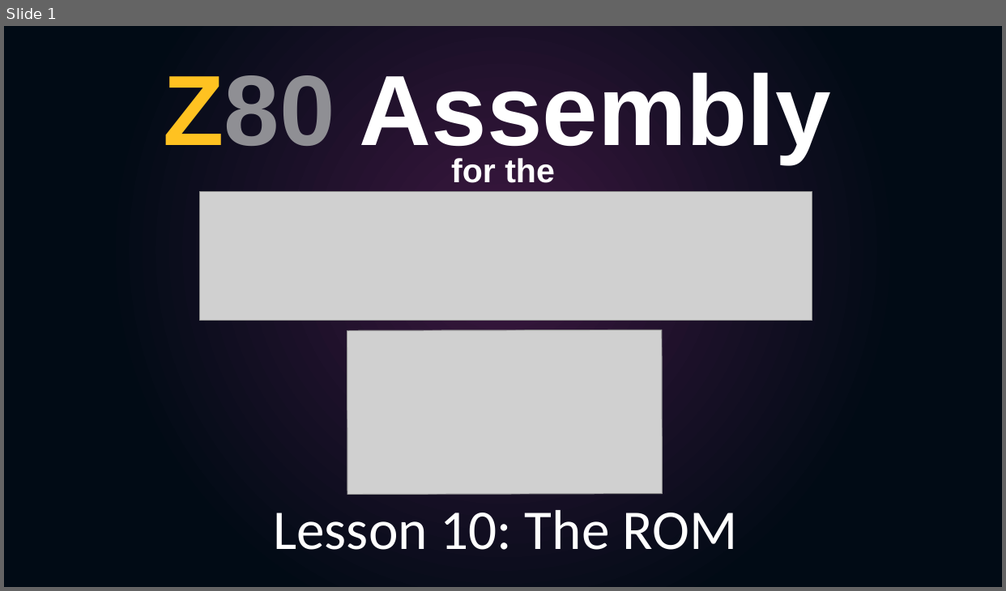
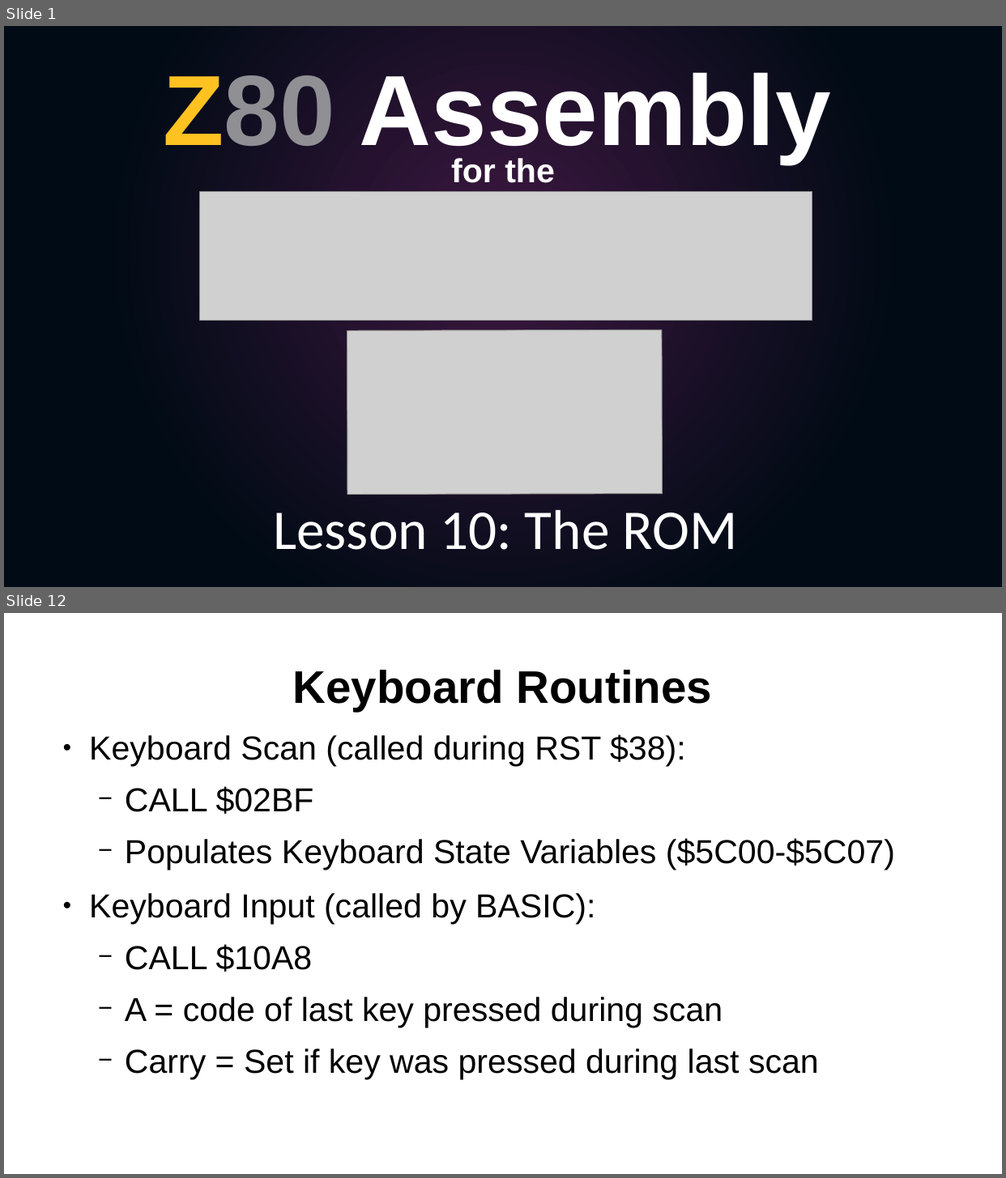
Before and after one commit to SlithyMatt/zxs-assembly-tutorial, a slide deck: Lesson10/Lesson10.odp. Shown one above the other, each under a label of ours: slide 1 before the commit, slides 1 and 12 after it; the slides between them are not shown. The pictures are 1006x591 and 1006x1178 pixels, drawn with LibreOffice and Linux fonts; fonts in the diff are those of the drawing; grey boxes stand for pictures. Boxes give left, top, right and bottom in pixels: in the first picture for what was removed or moved away, otherwise in the second. Text is boxed around its words. In the diff, an @@ line names an element or a change of style, - is before the commit and + after.

```diff
--- a/Lesson10/Lesson10.odp
+++ b/Lesson10/Lesson10.odp
@@ slide 12 added at (x1=4, y1=613, x2=1002, y2=1174), background #FFFFFF @@
@@ title added at (x1=293, y1=670, x2=712, y2=712), 44 pt, text #000000, bold @@
+Keyboard Routines
@@ text added at (x1=89, y1=735, x2=895, y2=1080), 32 pt, text #000000 @@
+● Keyboard Scan (called during RST $38):
+  − CALL $02BF
+  − Populates Keyboard State Variables ($5C00-$5C07)
+● Keyboard Input (called by BASIC):
+  − CALL $10A8
+  − A = code of last key pressed during scan
+  − Carry = Set if key was pressed during last scan
```
Also in this commit, not shown: 2 slides changed, 11 other slides added, 2 slides removed.
